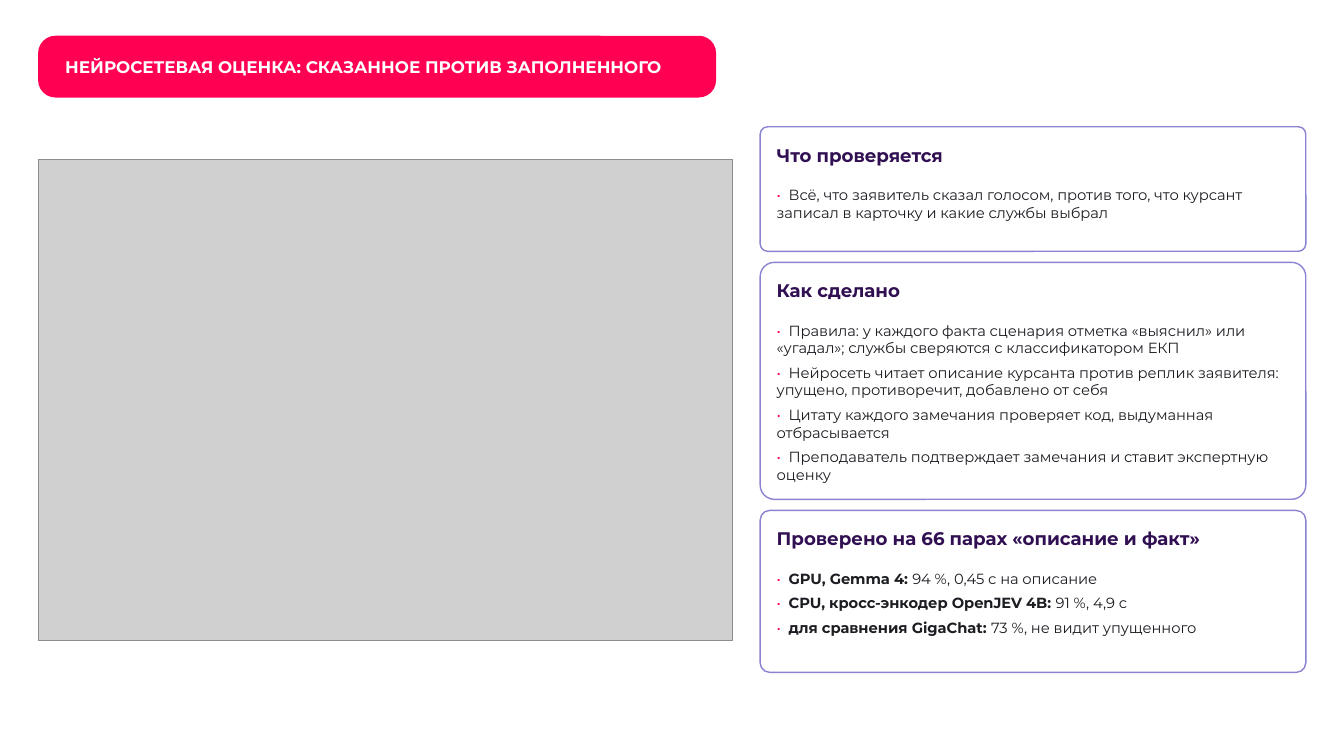
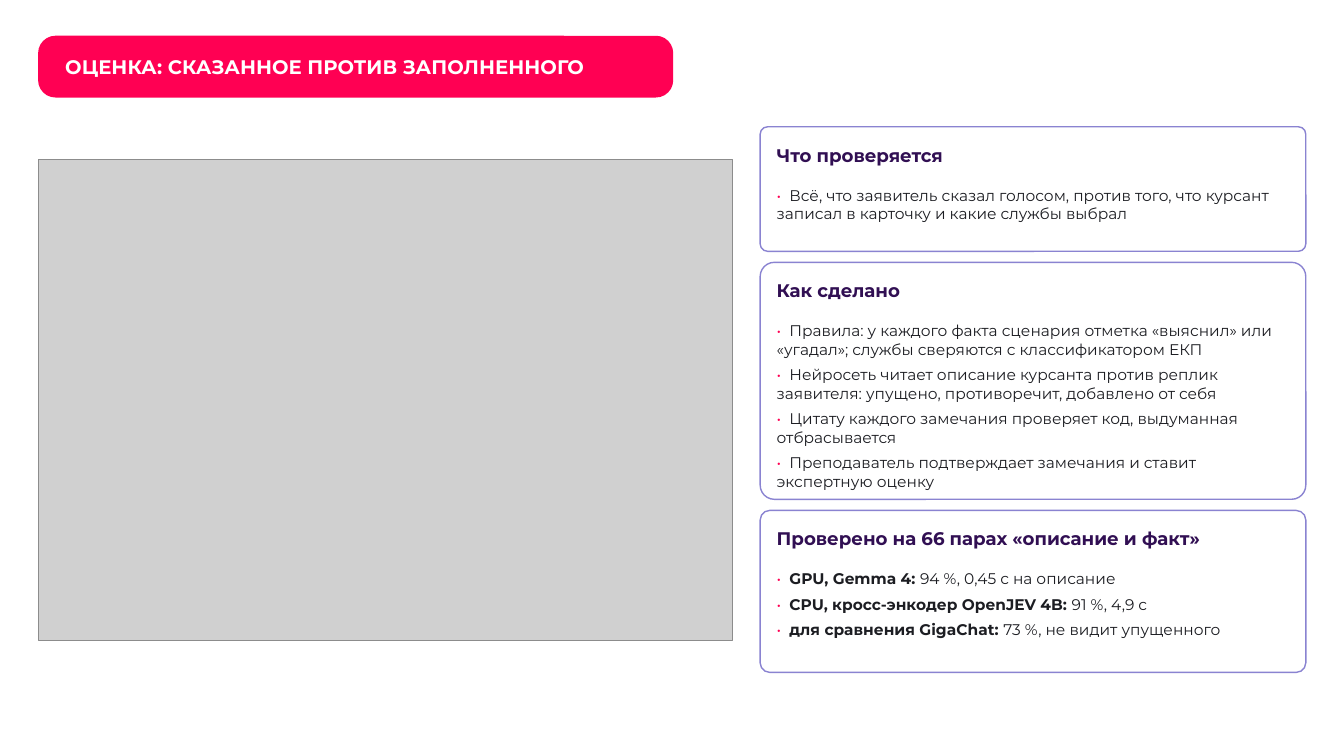
Before and after one commit to Den4ikAI/arm112-trainer_final, a slide deck: slide 7 of docs/презентация.pptx. Drawn at 1344x756 pixels with LibreOffice and Linux fonts; fonts in the diff are those of the drawing; grey boxes stand for pictures; background and template pictures are left out. Boxes give left, top, right and bottom in pixels: in the first picture for what was removed or moved away, otherwise in the second. Text is boxed around its words. In the diff, an @@ line names an element or a change of style, - is before the commit and + after.

```diff
--- a/docs/презентация.pptx
+++ b/docs/презентация.pptx
@@ rounded rectangle "ОЦЕНКА: СКАЗАННОЕ ПРОТИВ ЗАПОЛНЕННОГО": place and size @@
-rounded rectangle "ОЦЕНКА: СКАЗАННОЕ ПРОТИВ ЗАПОЛНЕННОГО" at box(38, 35, 717, 97)
+rounded rectangle "ОЦЕНКА: СКАЗАННОЕ ПРОТИВ ЗАПОЛНЕННОГО" at box(38, 35, 674, 97)
@@ text in rounded rectangle at box(65, 60, 584, 77): text changed; size 12 to 14 pt @@
-НЕЙРОСЕТЕВАЯ ОЦЕНКА: СКАЗАННОЕ ПРОТИВ ЗАПОЛНЕННОГО
+ОЦЕНКА: СКАЗАННОЕ ПРОТИВ ЗАПОЛНЕННОГО
@@ size 10.5 to 11 pt in 3 elements at box(777, 190, 1269, 222), box(777, 324, 1272, 490), box(789, 573, 1221, 638) @@
```
Also in this commit, not shown: 22 other slides changed, 4 other files.
